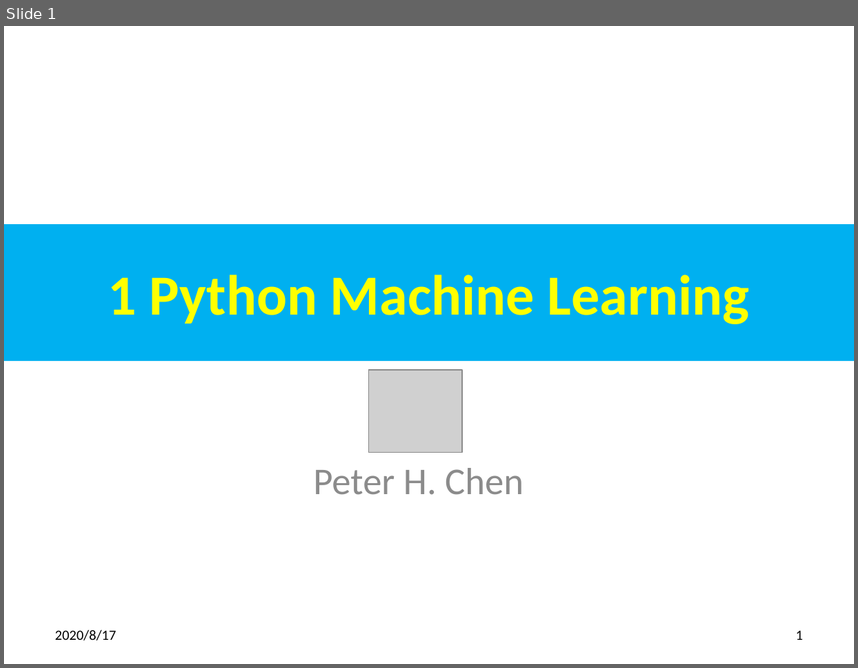
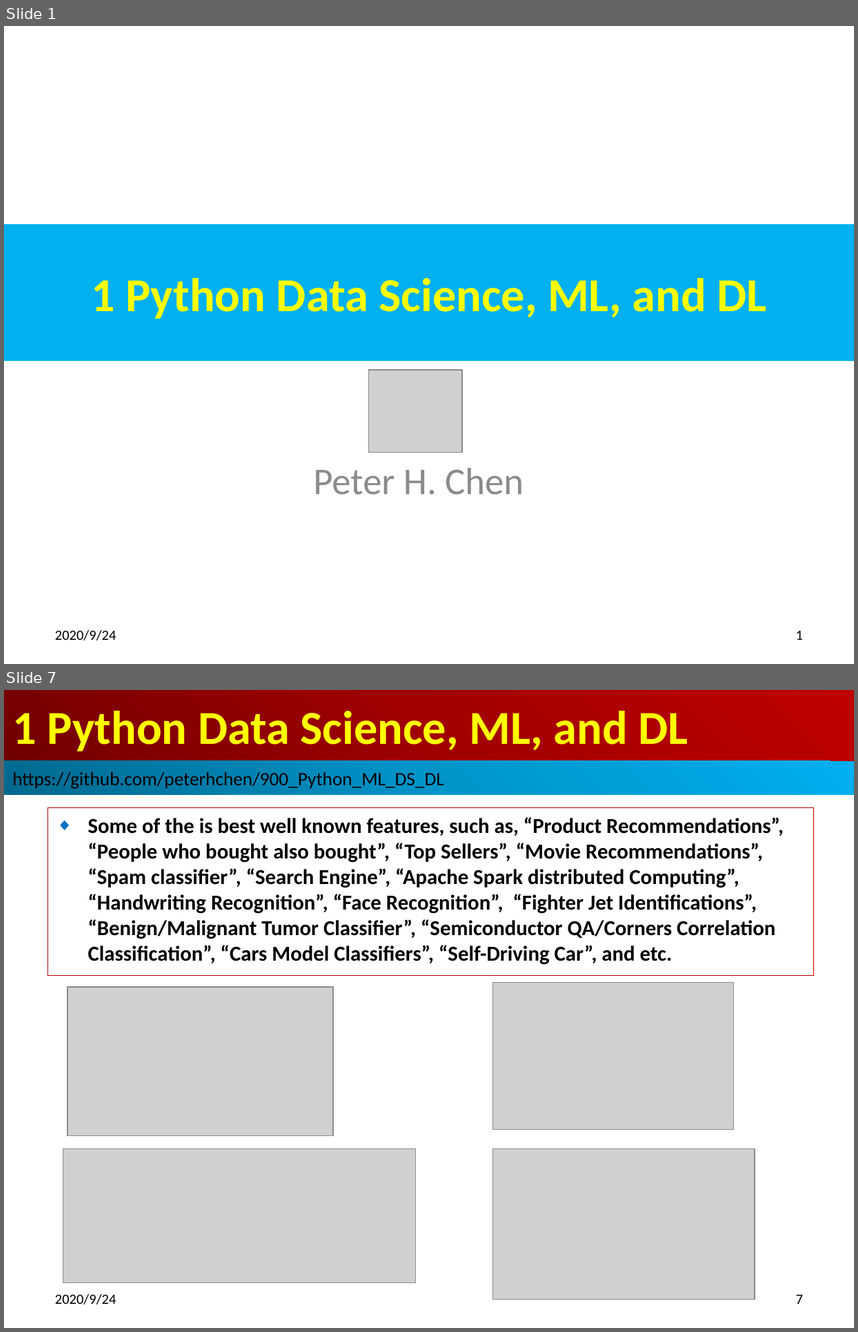
Before and after one commit to peterhchen/900_Python_ML_DS_DL, a slide deck: 001_intro.pptx. Shown one above the other, each under a label of ours: slide 1 before the commit, slides 1 and 7 after it; the slides between them are not shown. The pictures are 858x668 and 858x1332 pixels, drawn with LibreOffice and Linux fonts; fonts in the diff are those of the drawing; grey boxes stand for pictures. Boxes give left, top, right and bottom in pixels: in the first picture for what was removed or moved away, otherwise in the second. Text is boxed around its words. In the diff, an @@ line names an element or a change of style, - is before the commit and + after.

```diff
--- a/001_intro.pptx
+++ b/001_intro.pptx
@@ slide 7 added at [4,690,854,1328], background #FFFFFF @@
@@ title added at [4,690,854,761], fill gradient #720000 to #A20000 to #C00000, 40 pt, text #FFFF00, bold @@
+1 Python Data Science, ML, and DL
@@ rectangle added at [4,761,854,795], fill gradient #00688E to #0094CA to #00B0F0, 16 pt, text #000000 @@
+https://github.com/peterhchen/900_Python_ML_DS_DL
@@ subtitle added at [47,808,813,976], outline #C00000 0.75 pt, 18 pt, text #000000, bold @@
+◆ Some of the is best well known features, such as, “Product Recommendations”, “People who bought also bought”, “Top Sellers”, “Movie Recommendations”, “Spam classifier”, “Search Engine”, “Apache Spark distributed Computing”, “Handwriting Recognition”, “Face Recognition”, “Fighter Jet Identifications”, “Benign/Malignant Tumor Classifier”, “Semiconductor QA/Corners Correlation Classification”, “Cars Model Classifiers”, “Self-Driving Car”, and etc.
@@ picture added at [67,987,333,1136] @@
@@ picture added at [493,983,733,1130] @@
@@ picture added at [63,1149,417,1283] @@
@@ picture added at [493,1149,755,1299] @@
@@ text added at [55,1293,116,1304], 12 pt, text #000000 @@
+2020/9/24
@@ page number added at [796,1294,803,1303], 12 pt, text #000000 @@
+7
@@ slide 1 changed as well @@
@@ title at [91,278,766,319]: text changed; size 48 to 40 pt @@
-1 Python Machine Learning
+1 Python Data Science, ML, and DL
@@ text at [55,629,116,640]: text changed @@
-2020/8/17
+2020/9/24
```
Also in this commit, not shown: 2 other slides changed, 4 other slides added.
